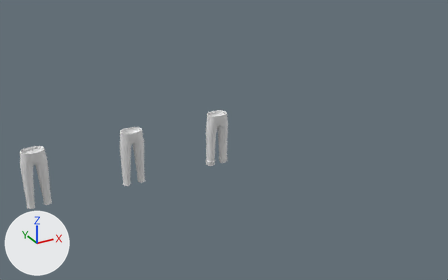
The Blender file Attires/Attires_Pants/Attires_Pants_ALL.blend as it was, and as the next commit left it.
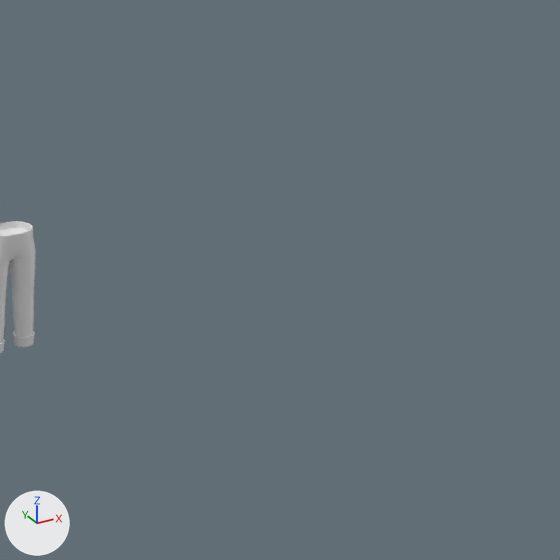
Each version appears first whole from a 50 mm camera at (-1.5, -8.42, 4.72) aimed at (3.25, 0.21, 0.41), and next in a close-up on the part from 48% to 100% of the width and 6% to 90% of the height. Every picture has the same lights, and +X, +Y and +Z are marked at lower left.

Objects in the first close-up: 'Attire_Pants_TrousersRolledUp'.
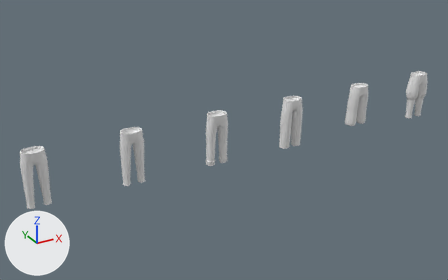
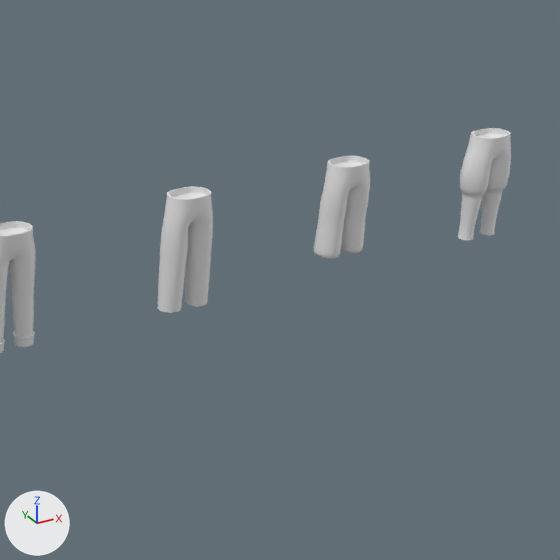
Commit message: Added new Pants, Update some Attires

Edits to the bpy script that builds the scene:
```text
Add me_attire_pants_pantsknickers:
    me_attire_pants_pantsknickers.from_pydata(...)  # 278 vertices, 280 faces; spans x 0.0..0.218, y -0.122..0.14, z 0.25..1.021
    me_attire_pants_pantsknickers.polygons.foreach_set('use_smooth', [True] * 280)
Add me_attire_pants_pantswide:
    me_attire_pants_pantswide.from_pydata(...)  # 266 vertices, 268 faces; spans x 0.0..0.216, y -0.122..0.122, z 0.115..1.021
    me_attire_pants_pantswide.polygons.foreach_set('use_smooth', [True] * 268)
Add me_attire_pants_trousersmilitarybreeches:
    me_attire_pants_trousersmilitarybreeches.from_pydata(...)  # 326 vertices, 328 faces; spans x -0.005..0.249, y -0.128..0.131, z 0.116..1.021
    me_attire_pants_trousersmilitarybreeches.polygons.foreach_set('use_smooth', [True] * 328)
Add ob_attire_pants_pantsknickers:
    ob_attire_pants_pantsknickers = bpy.data.objects.new('Attire_Pants_PantsKnickers', me_attire_pants_pantsknickers)
    ob_attire_pants_pantsknickers.location = (6.0, 0.0, 0.0)
    _m = ob_attire_pants_pantsknickers.modifiers.new('Mirror', 'MIRROR')
Add ob_attire_pants_pantswide:
    ob_attire_pants_pantswide = bpy.data.objects.new('Attire_Pants_PantsWide', me_attire_pants_pantswide)
    ob_attire_pants_pantswide.location = (4.5, 0.0, 0.0)
    _m = ob_attire_pants_pantswide.modifiers.new('Mirror', 'MIRROR')
Add ob_attire_pants_trousersmilitarybreeches:
    ob_attire_pants_trousersmilitarybreeches = bpy.data.objects.new('Attire_Pants_TrousersMilitaryBreeches', me_attire_pants_trousersmilitarybreeches)
    ob_attire_pants_trousersmilitarybreeches.location = (7.5, 0.0, 0.0)
    _m = ob_attire_pants_trousersmilitarybreeches.modifiers.new('Mirror', 'MIRROR')
```

Location of each change, [x1, y1, x2, y2] in pixels of the close-ups (560 x 560 px):
'Attire_Pants_PantsWide', added
    after: [158, 186, 213, 313]
'Attire_Pants_PantsKnickers', added
    after: [313, 156, 370, 259]
'Attire_Pants_TrousersMilitaryBreeches', added
    after: [458, 128, 511, 240]
